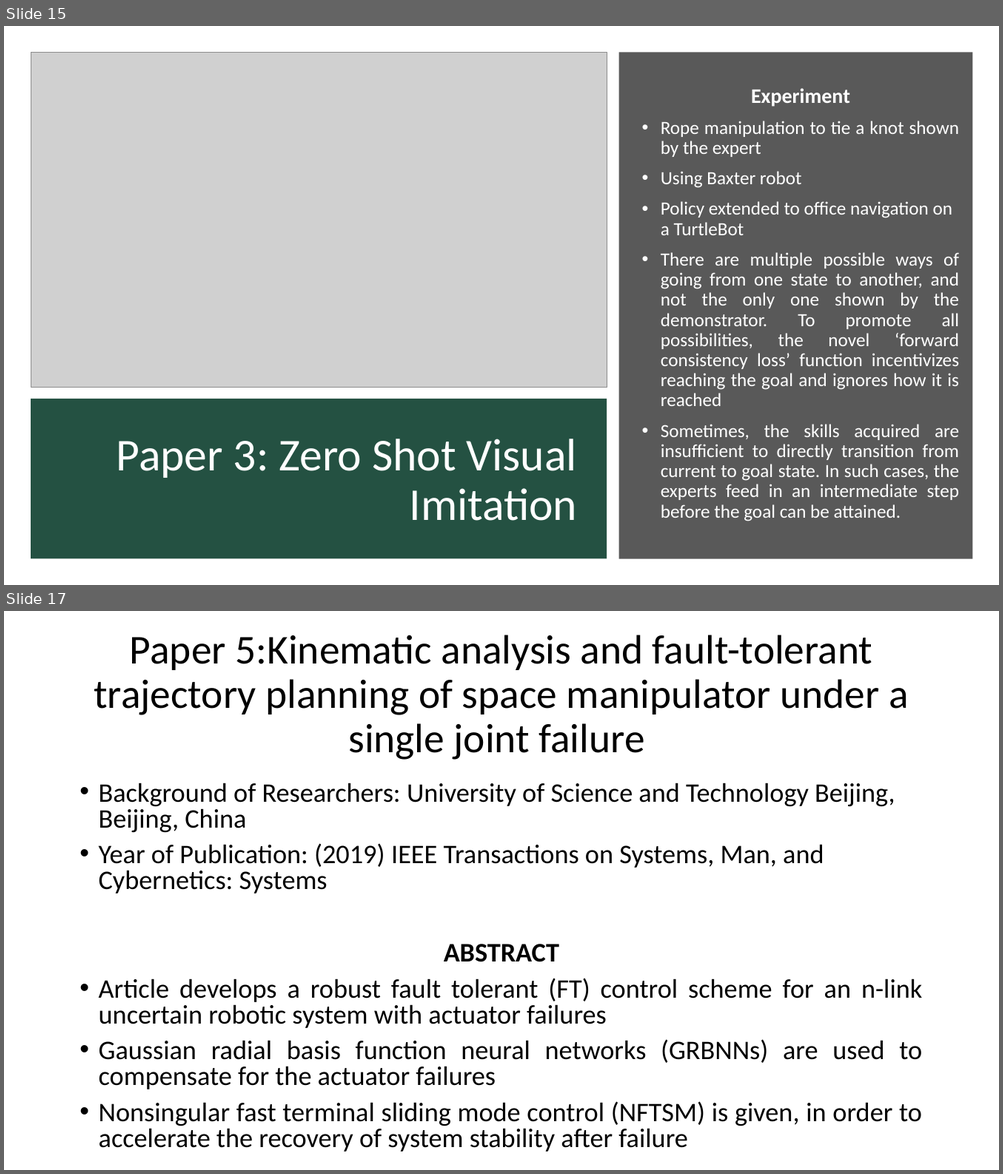
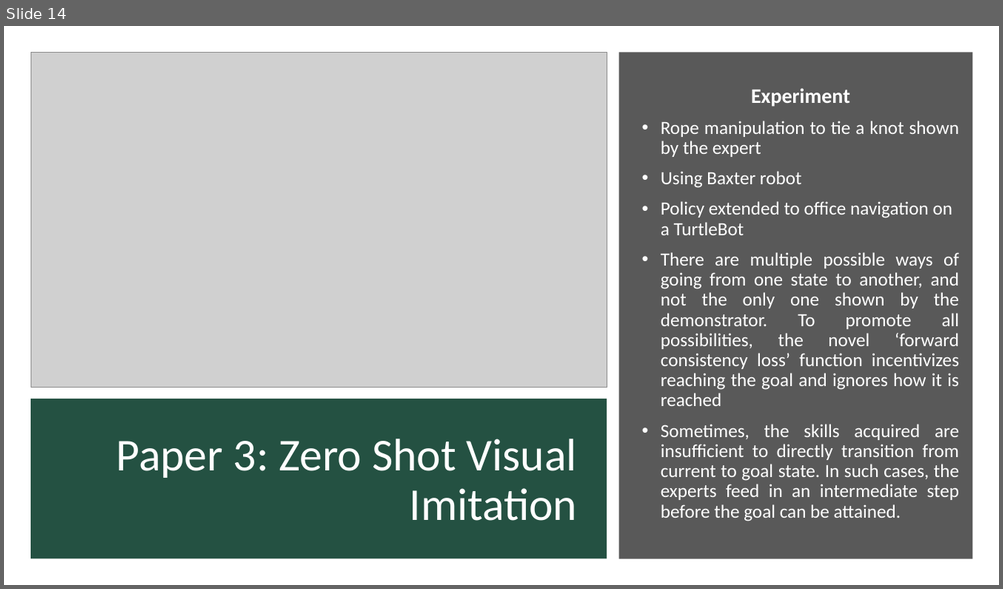
Before and after one commit to kaushikbalasundar/CPDM_DoBot, a slide deck: PPT1_Proposal.pptx. Shown one above the other, each under a label of ours: slides 15 and 17 before the commit, slide 14 after it; the slides between them are not shown. The pictures are 1003x1174 and 1003x589 pixels, drawn with LibreOffice and Linux fonts; fonts in the diff are those of the drawing; grey boxes stand for pictures. Boxes give left, top, right and bottom in pixels: in the first picture for what was removed or moved away, otherwise in the second. Text is boxed around its words. In the diff, an @@ line names an element or a change of style, - is before the commit and + after.

```diff
--- a/PPT1_Proposal.pptx
+++ b/PPT1_Proposal.pptx
@@ slide 17 removed at (x1=4, y1=611, x2=999, y2=1170), background #FFFFFF @@
@@ title removed at (x1=94, y1=635, x2=908, y2=760) @@
-Paper 5:Kinematic analysis and fault-tolerant trajectory planning of space manipulator under a single joint failure
@@ text removed at (x1=99, y1=783, x2=922, y2=1152) @@
-• Background of Researchers: University of Science and Technology Beijing, Beijing, China
-• Year of Publication: (2019) IEEE Transactions on Systems, Man, and Cybernetics: Systems
-ABSTRACT
-• Article develops a robust fault tolerant (FT) control scheme for an n-link uncertain robotic system with actuator failures
-• Gaussian radial basis function neural networks (GRBNNs) are used to compensate for the actuator failures
-• Nonsingular fast terminal sliding mode control (NFTSM) is given, in order to accelerate the recovery of system stability after failure
@@ what was slide 15 is now slide 14 @@
```
Also in this commit, not shown: 5 slides changed, 5 slides added, 3 other slides removed, 2 other files.
